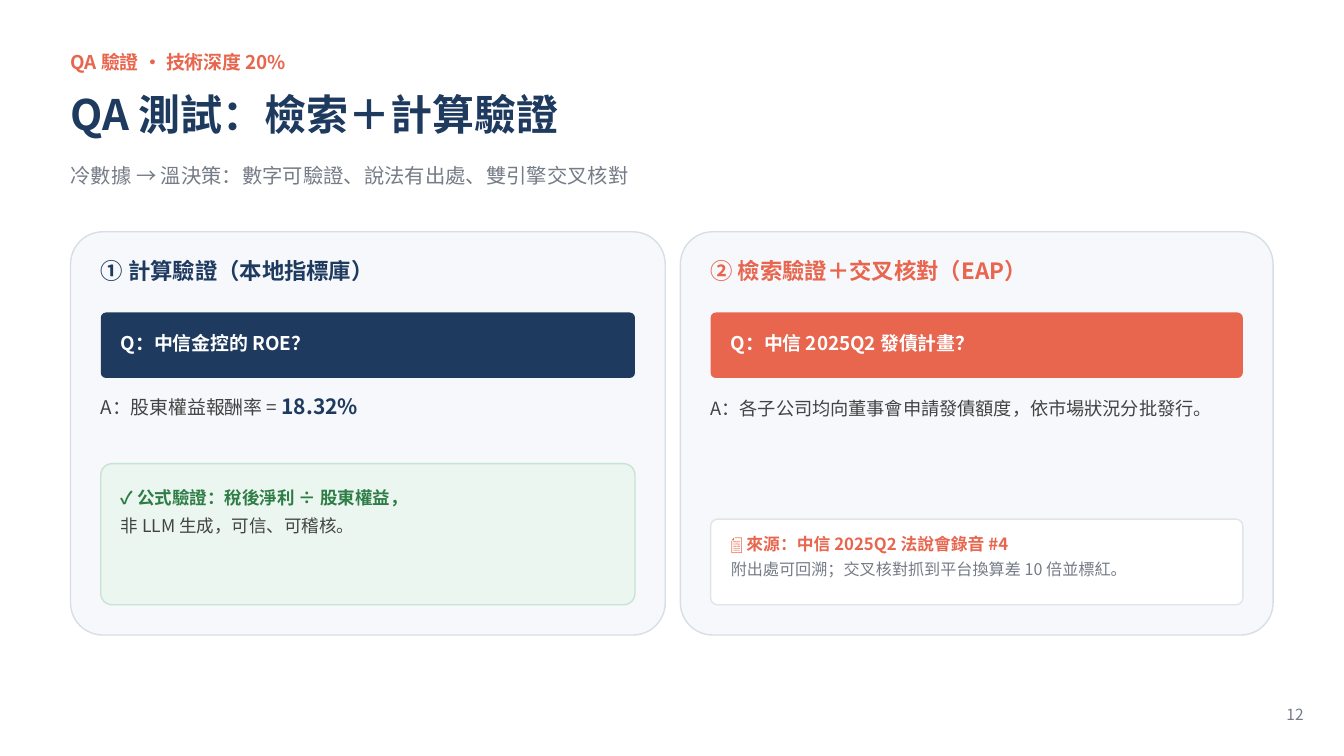
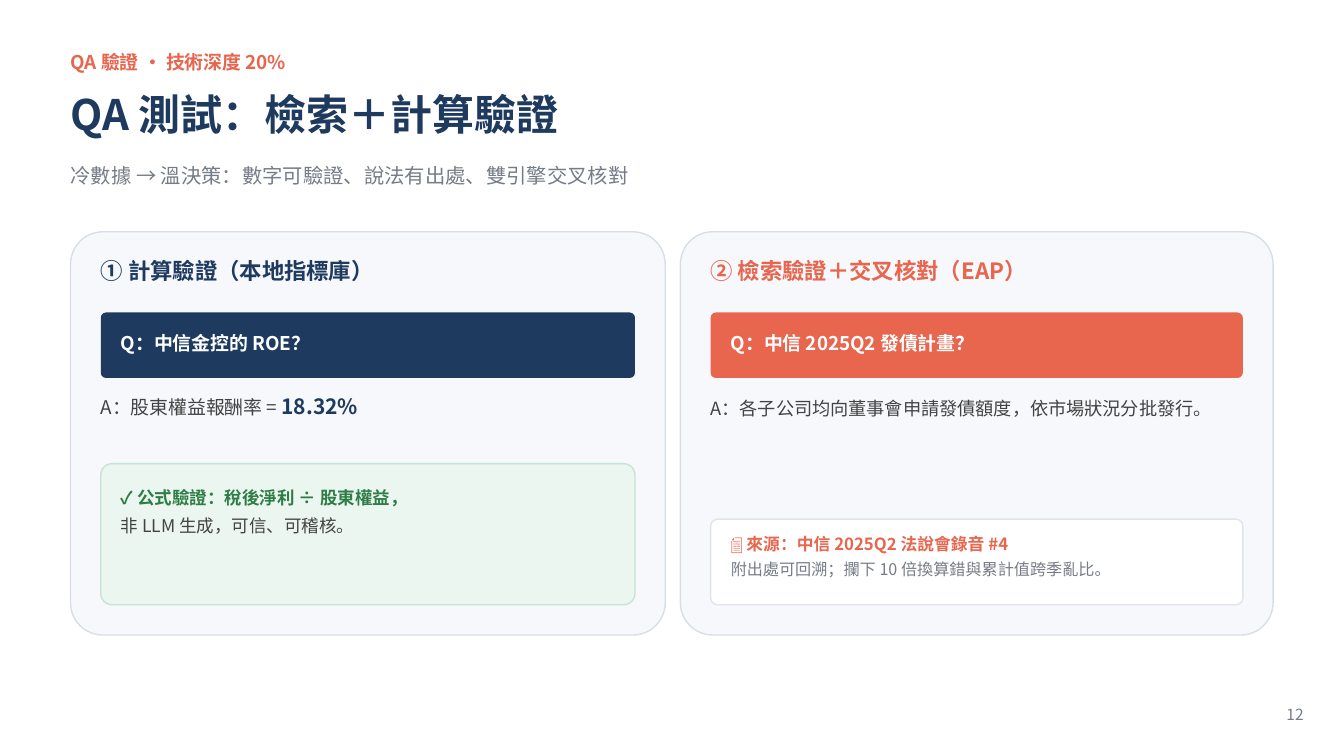
Before and after one commit to WangChiaChen/hybrid-rag-project, a slide deck: slide 12 of 比賽簡報_升級版.pptx. Drawn at 1344x756 pixels with LibreOffice and Linux fonts; fonts in the diff are those of the drawing. Boxes give left, top, right and bottom in pixels: in the first picture for what was removed or moved away, otherwise in the second. Text is boxed around its words. In the diff, an @@ line names an element or a change of style, - is before the commit and + after.

```diff
--- a/比賽簡報_升級版.pptx
+++ b/比賽簡報_升級版.pptx
@@ text at (731, 561, 1111, 578): text changed @@
-附出處可回溯；交叉核對抓到平台換算差 10 倍並標紅。
+附出處可回溯；攔下 10 倍換算錯與累計值跨季亂比。
```
Also in this commit, not shown: 1 other slide changed, 2 other files.
